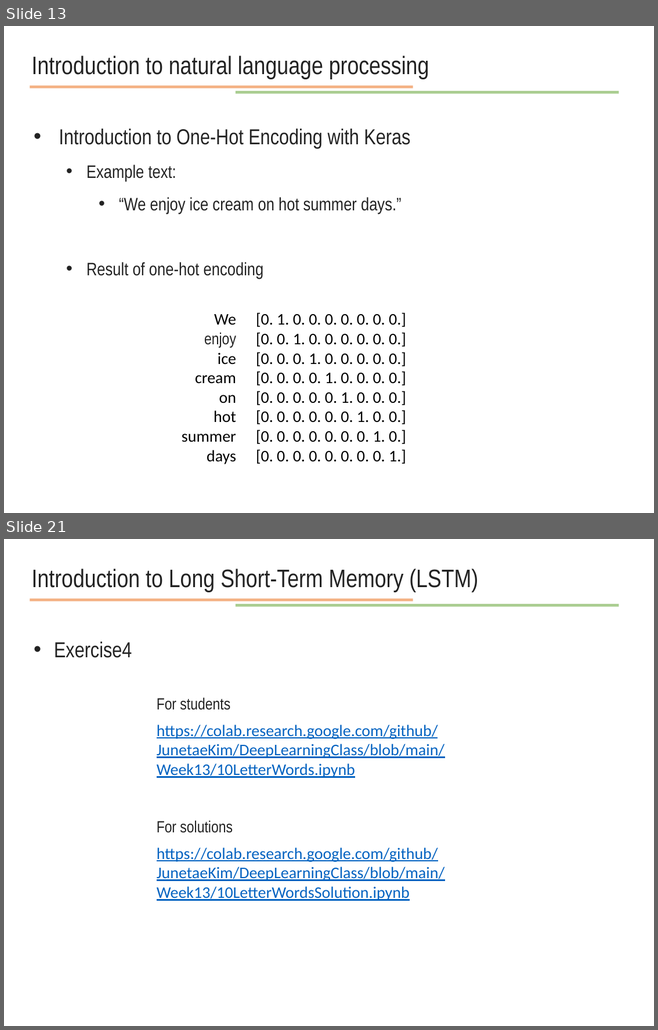
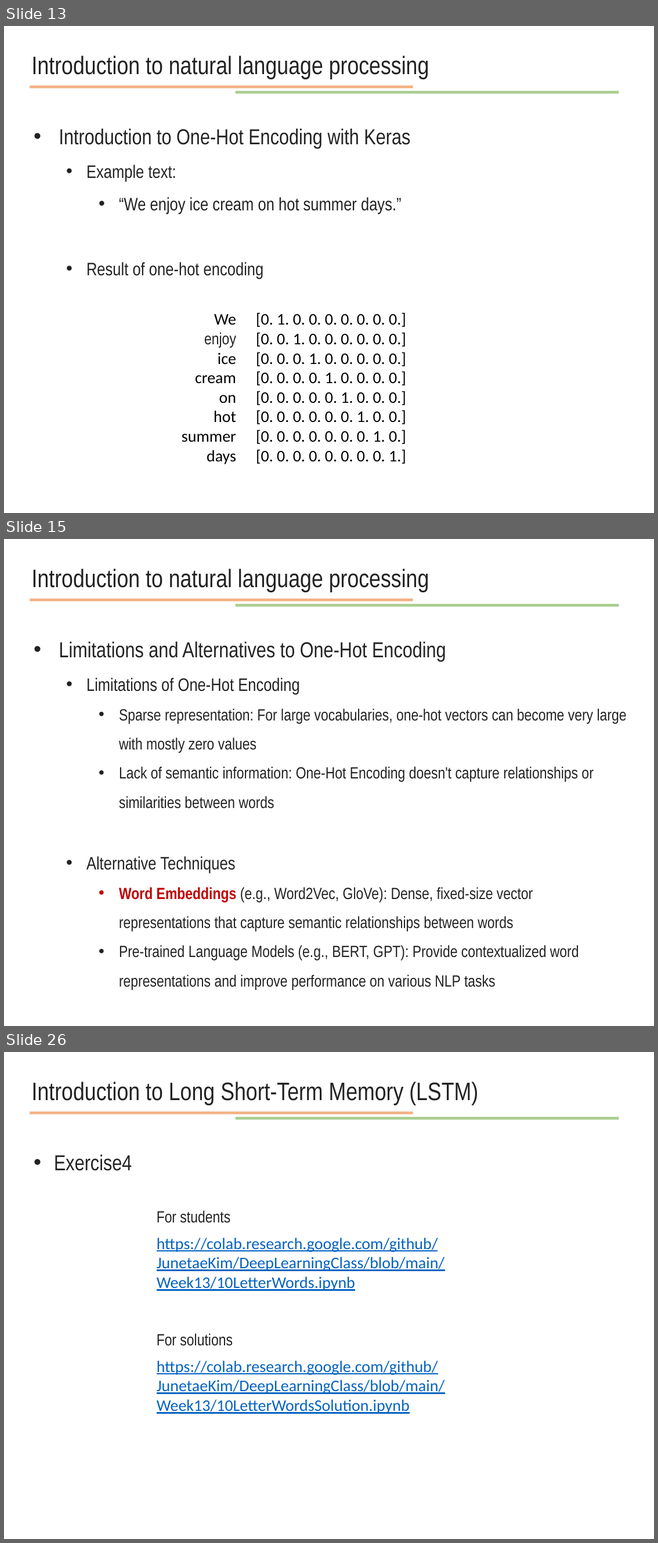
Before and after one commit to JunetaeKim/DeepLearningClass, a slide deck: Week14/week14 natural language processing.pptx. Shown one above the other, each under a label of ours: slides 13 and 21 before the commit, slides 13, 15 and 26 after it; the slides between them are not shown. The pictures are 658x1030 and 658x1543 pixels, drawn with LibreOffice and Linux fonts; fonts in the diff are those of the drawing. Boxes give left, top, right and bottom in pixels: in the first picture for what was removed or moved away, otherwise in the second. Text is boxed around its words. In the diff, an @@ line names an element or a change of style, - is before the commit and + after.

```diff
--- a/Week14/week14 natural language processing.pptx
+++ b/Week14/week14 natural language processing.pptx
@@ slide 15 added at (x1=4, y1=539, x2=654, y2=1026), background #FFFFFF @@
@@ text added at (x1=32, y1=569, x2=429, y2=592), 28 pt, text #222222 @@
+Introduction to natural language processing
@@ line added from (30, 600) to (412, 600), #ED7D31 3 pt @@
@@ line added from (235, 605) to (619, 605), #70AD47 3 pt @@
@@ text added at (x1=59, y1=642, x2=626, y2=990), 18 pt, text #222222 @@
+• Limitations and Alternatives to One-Hot Encoding
+  • Limitations of One-Hot Encoding
+    • Sparse representation: For large vocabularies, one-hot vectors can become very large with mostly zero values
+    • Lack of semantic information: One-Hot Encoding doesn't capture relationships or similarities between words
+  • Alternative Techniques
+    • Word Embeddings (e.g., Word2Vec, GloVe): Dense, fixed-size vector representations that capture semantic relationships between words
+    • Pre-trained Language Models (e.g., BERT, GPT): Provide contextualized word representations and improve performance on various NLP tasks
@@ what was slide 21 is now slide 26 @@
```
Also in this commit, not shown: 4 slides changed, 8 other slides added, 4 slides removed, 4 other files.
